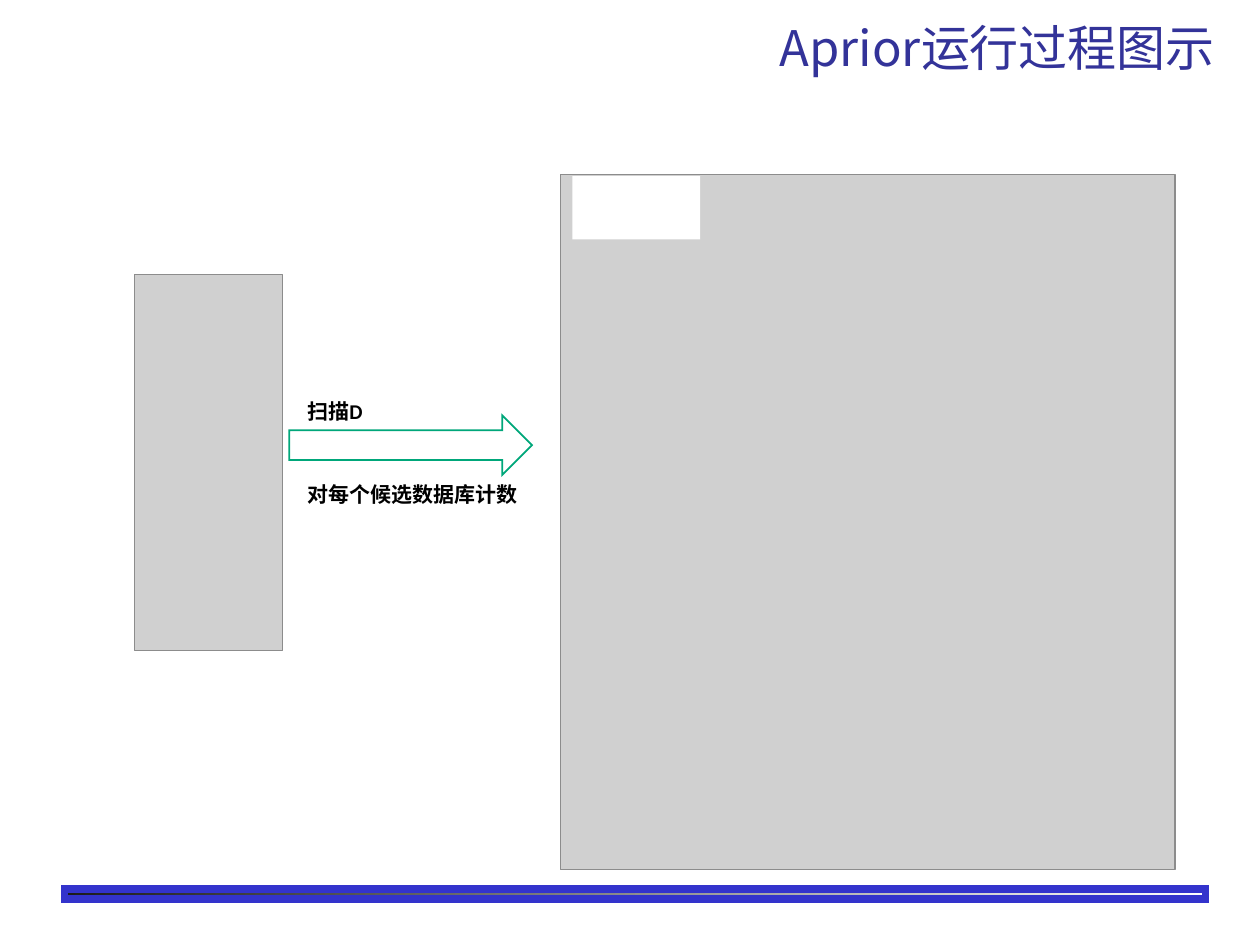
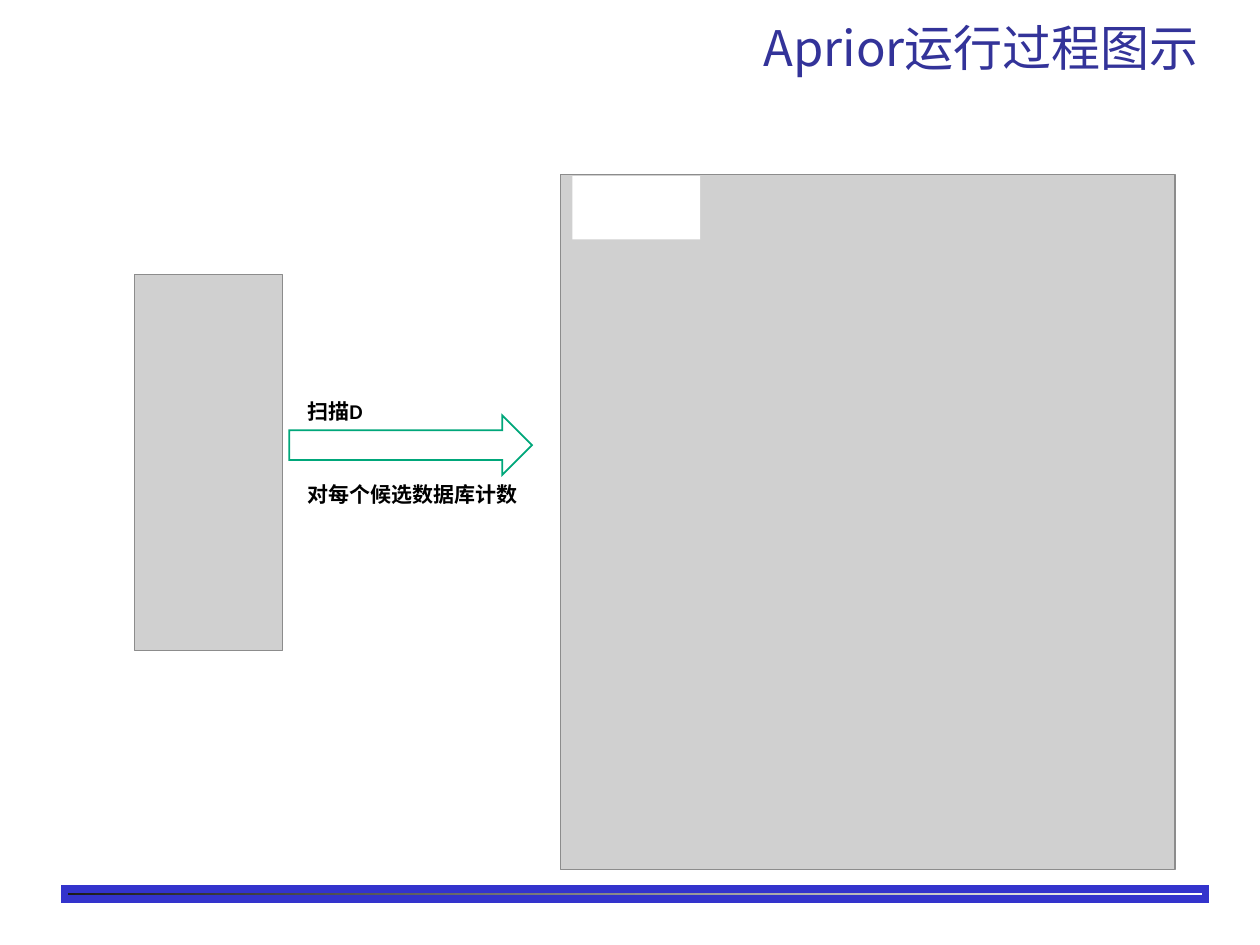
Before and after one commit to shfkuang/shfkuang.github.io, a slide deck: slide 5 of dm/ch3.2.ppt. Drawn at 1260x945 pixels with LibreOffice and Linux fonts; fonts in the diff are those of the drawing; grey boxes stand for pictures; background and template pictures are left out. Boxes give left, top, right and bottom in pixels: in the first picture for what was removed or moved away, otherwise in the second. Text is boxed around its words. In the diff, an @@ line names an element or a change of style, - is before the commit and + after.

```diff
--- a/dm/ch3.2.ppt
+++ b/dm/ch3.2.ppt
@@ text "Aprior运行过程图示": place and size @@
-text "Aprior运行过程图示" at bbox=[780, 25, 1215, 78]
+text "Aprior运行过程图示" at bbox=[763, 25, 1198, 78]
```
Also in this commit, not shown: 3 other slides changed.
